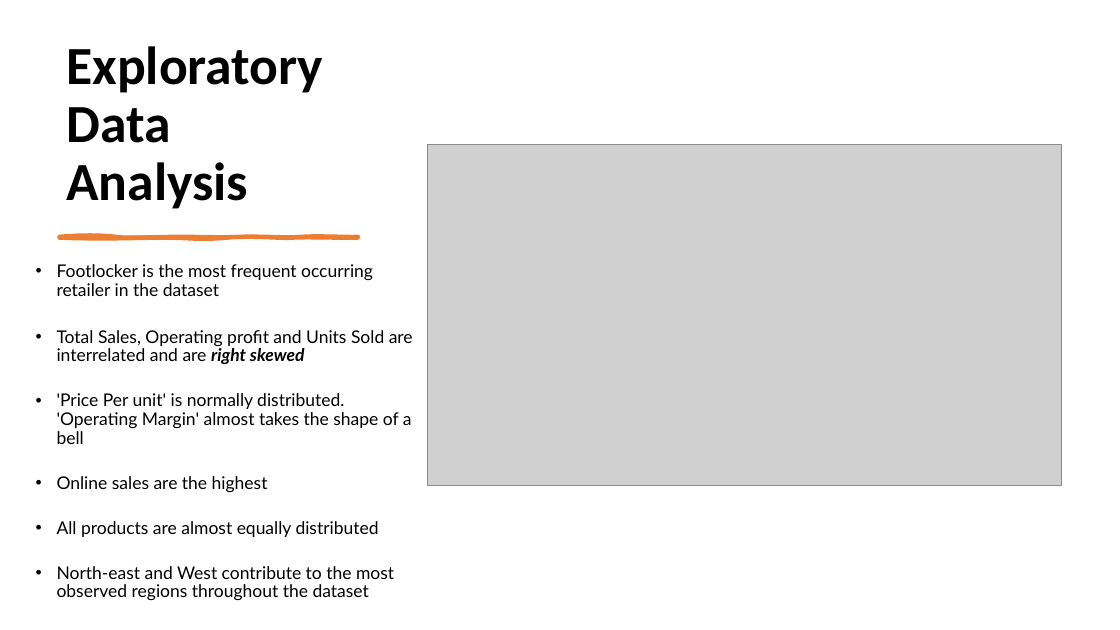
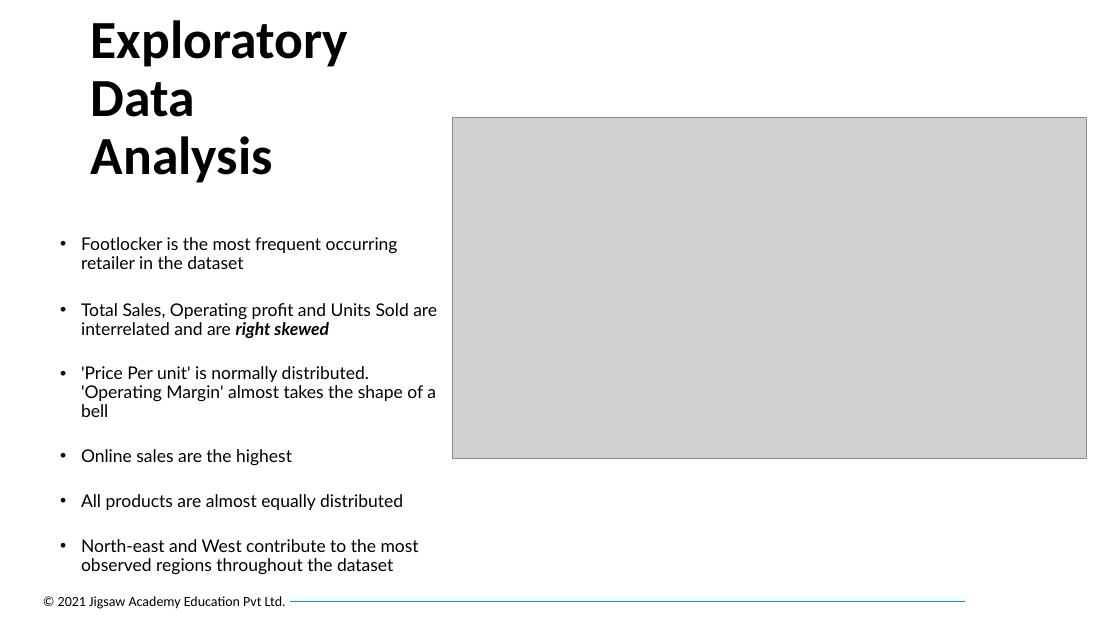
Before and after one commit to guttesuraj01/IPBA_Project_Group_A, a slide deck: slide 6 of John's Presentation + DB Scan.pptx (slide 5 before the commit). Drawn at 1120x630 pixels with LibreOffice and Linux fonts; fonts in the diff are those of the drawing; grey boxes stand for pictures; background and template pictures are left out. Boxes give left, top, right and bottom in pixels: in the first picture for what was removed or moved away, otherwise in the second. Text is boxed around its words. In the diff, an @@ line names an element or a change of style, - is before the commit and + after.

```diff
--- a/John's Presentation + DB Scan.pptx
+++ b/John's Presentation + DB Scan.pptx
@@ 1 picture, 1 text, 1 title: place and size @@
-1 picture, 1 text, 1 title at box(57, 46, 1062, 579)
+1 picture, 1 text, 1 title at box(81, 20, 1086, 552)
@@ freeform shape removed at box(59, 236, 358, 238) @@
@@ text added at box(58, 596, 286, 609), 12 pt, text #000000 @@
+© 2021 Jigsaw Academy Education Pvt Ltd.
@@ line added from (291, 602) to (965, 602), #00A0CC 0.5 pt @@
```
Also in this commit, not shown: 6 other slides changed, 3 slides added, 1 slide removed.
